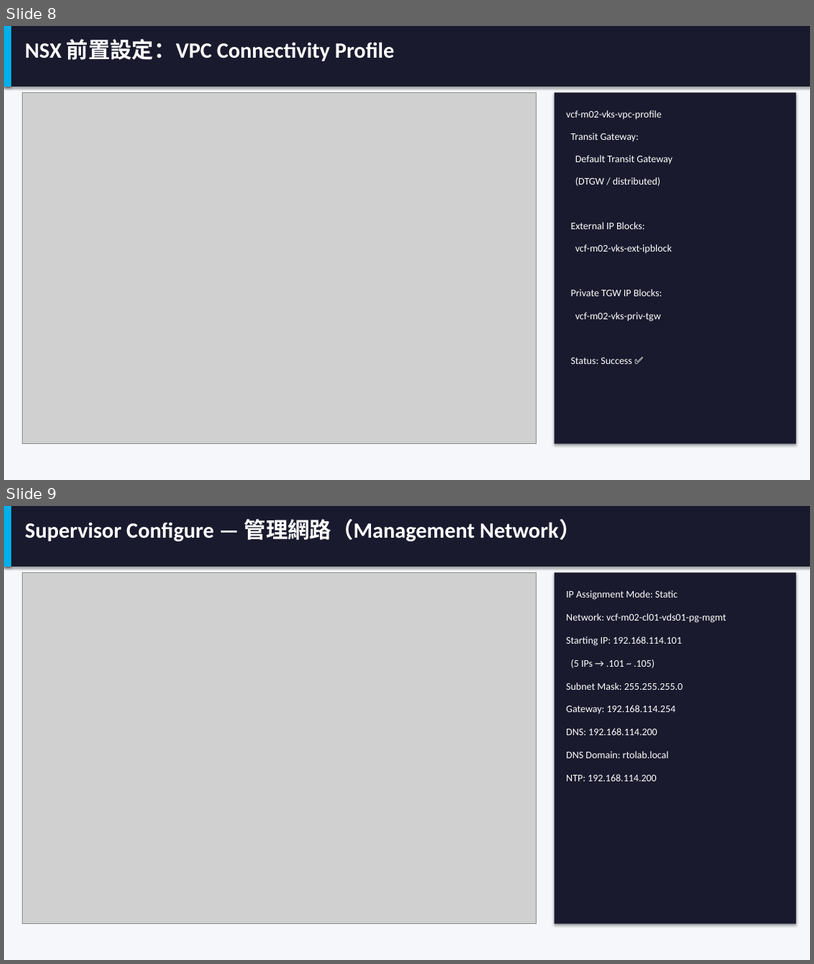
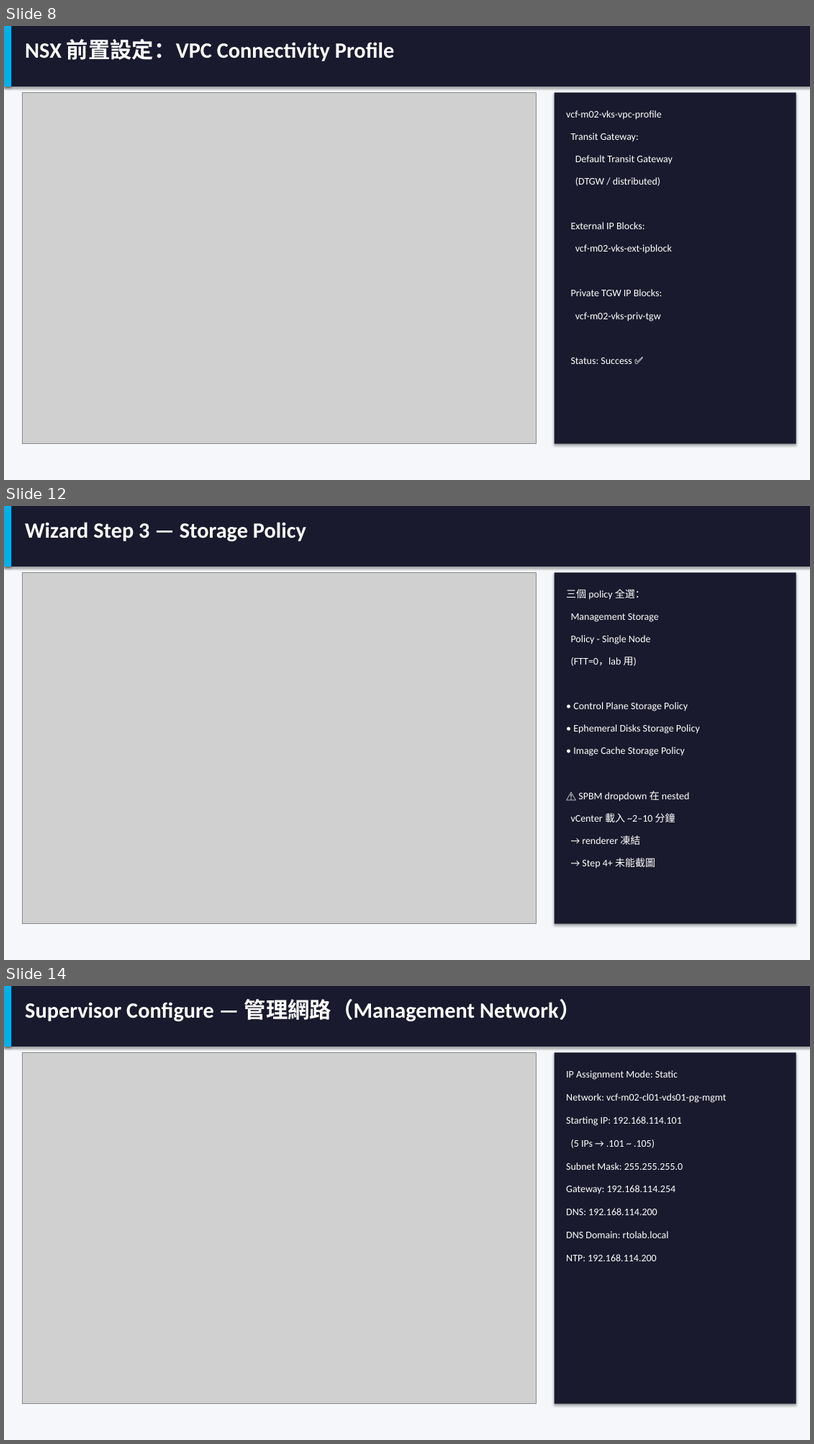
Before and after one commit to kostenyang/vcf9.1vks, a slide deck: VKS-on-VCF91.pptx. Shown one above the other, each under a label of ours: slides 8 and 9 before the commit, slides 8, 12 and 14 after it; the slides between them are not shown. The pictures are 814x964 and 814x1444 pixels, drawn with LibreOffice and Linux fonts; fonts in the diff are those of the drawing; grey boxes stand for pictures. Boxes give left, top, right and bottom in pixels: in the first picture for what was removed or moved away, otherwise in the second. Text is boxed around its words. In the diff, an @@ line names an element or a change of style, - is before the commit and + after.

```diff
--- a/VKS-on-VCF91.pptx
+++ b/VKS-on-VCF91.pptx
@@ slide 12 added at (x1=4, y1=506, x2=810, y2=960), background #FFFFFF @@
@@ rectangle added at (x1=4, y1=506, x2=810, y2=960), fill #F5F7FA @@
@@ rectangle added at (x1=4, y1=506, x2=810, y2=566), fill #1A1A2E @@
@@ rectangle added at (x1=4, y1=506, x2=11, y2=566), fill #00B0EA @@
@@ text added at (x1=25, y1=522, x2=306, y2=541), 26 pt, text #FFFFFF, bold @@
+Wizard Step 3 — Storage Policy
@@ picture added at (x1=22, y1=572, x2=536, y2=924) @@
@@ rectangle added at (x1=555, y1=572, x2=797, y2=924), fill #1A1A2E @@
@@ text added at (x1=566, y1=589, x2=646, y2=600), 12 pt, text #FFFFFF @@
+三個 policy 全選：
@@ text added at (x1=571, y1=613, x2=659, y2=622), 12 pt, text #FFFFFF @@
+Management Storage
@@ text added at (x1=571, y1=635, x2=651, y2=644), 12 pt, text #FFFFFF @@
+Policy - Single Node
@@ text added at (x1=571, y1=656, x2=637, y2=666), 12 pt, text #FFFFFF @@
+(FTT=0，lab 用)
@@ text added at (x1=574, y1=702, x2=688, y2=711), 12 pt, text #FFFFFF @@
+• Control Plane Storage Policy
@@ text added at (x1=574, y1=724, x2=700, y2=734), 12 pt, text #FFFFFF @@
+• Ephemeral Disks Storage Policy
@@ text added at (x1=574, y1=746, x2=685, y2=756), 12 pt, text #FFFFFF @@
+• Image Cache Storage Policy
@@ text added at (x1=579, y1=790, x2=689, y2=801), 12 pt, text #FFFFFF @@
+⚠️ SPBM dropdown 在 nested
@@ text added at (x1=571, y1=813, x2=676, y2=822), 12 pt, text #FFFFFF @@
+vCenter 載入 ~2–10 分鐘
@@ text added at (x1=582, y1=835, x2=640, y2=844), 12 pt, text #FFFFFF @@
+→ renderer 凍結
@@ text added at (x1=582, y1=857, x2=656, y2=868), 12 pt, text #FFFFFF @@
+→ Step 4+ 未能截圖
@@ what was slide 9 is now slide 14 @@
```
Also in this commit, not shown: 1 slide changed, 4 other slides added, 3 other files.
